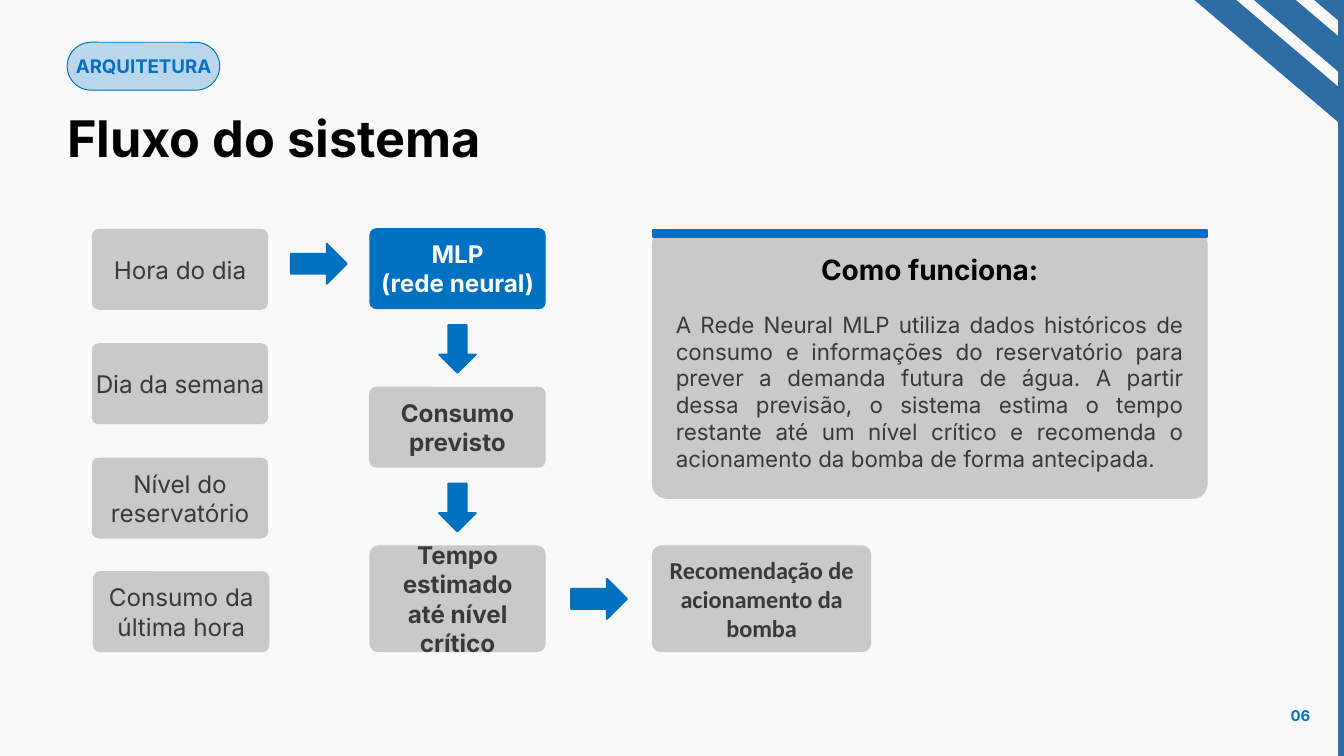
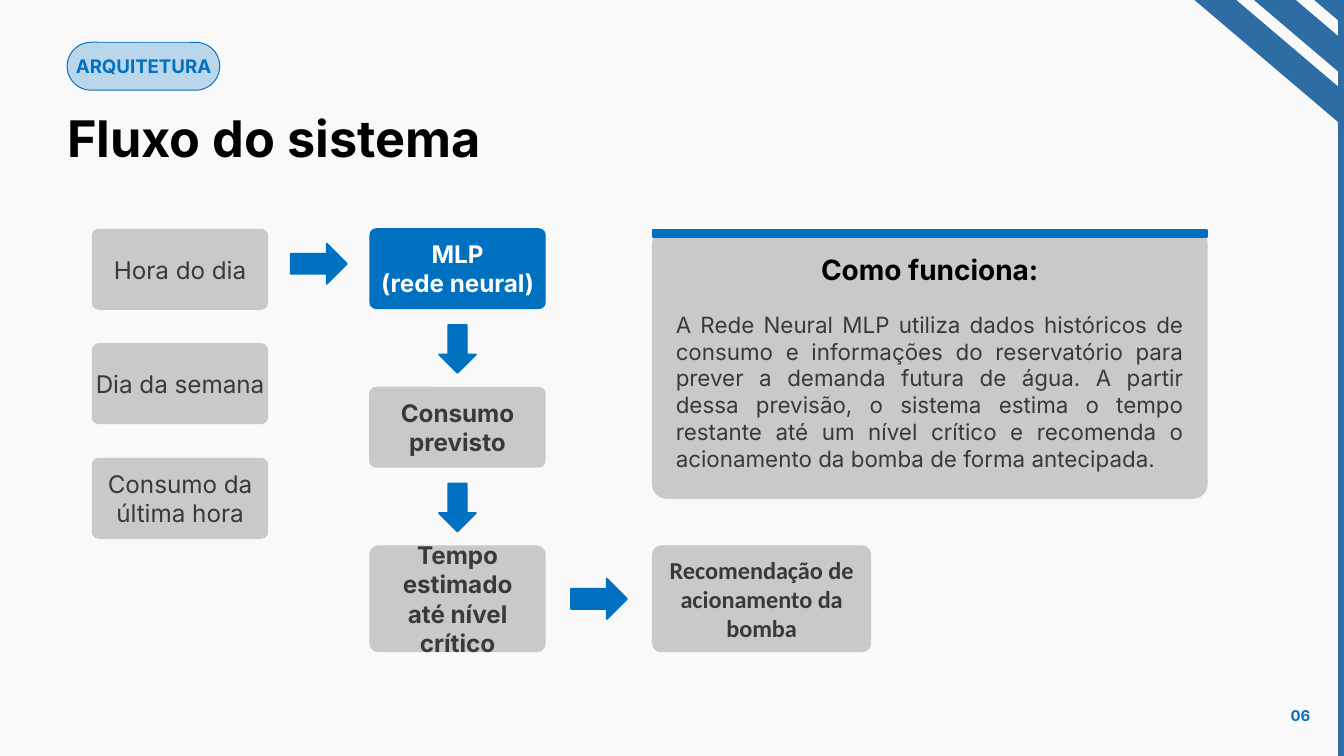
Before and after one commit to alexb7z/aqua-predict, a slide deck: slide 6 of docs/Pitch.pptx. Drawn at 1344x756 pixels with LibreOffice and Linux fonts; fonts in the diff are those of the drawing. Boxes give left, top, right and bottom in pixels: in the first picture for what was removed or moved away, otherwise in the second. Text is boxed around its words. In the diff, an @@ line names an element or a change of style, - is before the commit and + after.

```diff
--- a/docs/Pitch.pptx
+++ b/docs/Pitch.pptx
@@ text "Consumo da última hora": place and size @@
-text "Consumo da última hora" at box(109, 588, 253, 636)
+text "Consumo da última hora" at box(108, 475, 252, 522)
@@ rounded rectangle: place and size @@
-rounded rectangle at box(94, 573, 269, 652)
+rounded rectangle at box(93, 458, 267, 538)
@@ rounded rectangle removed at box(93, 458, 267, 538) @@
-Nível do reservatório
```
Also in this commit, not shown: 2 other slides changed, 1 other file.
